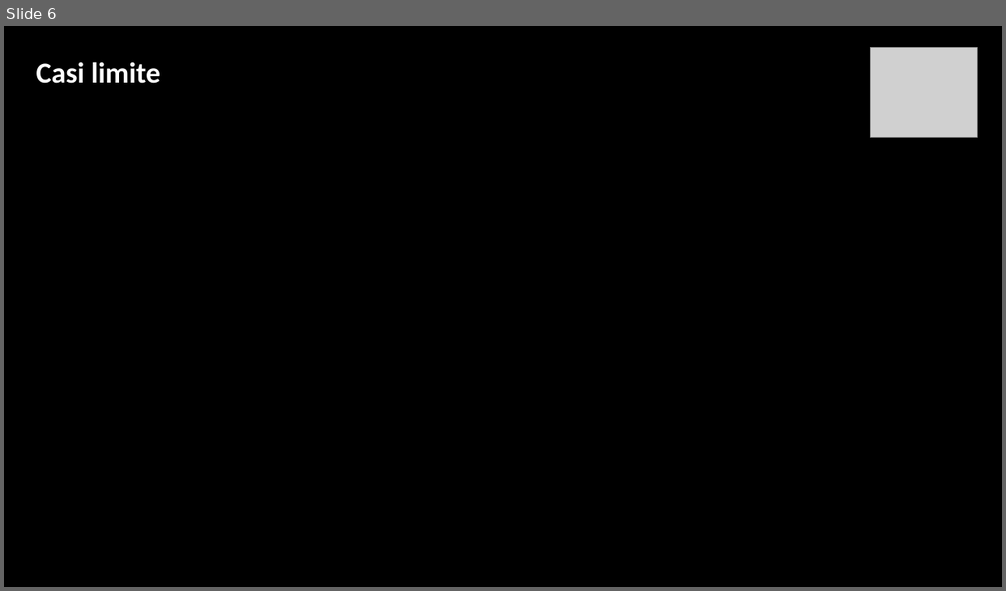
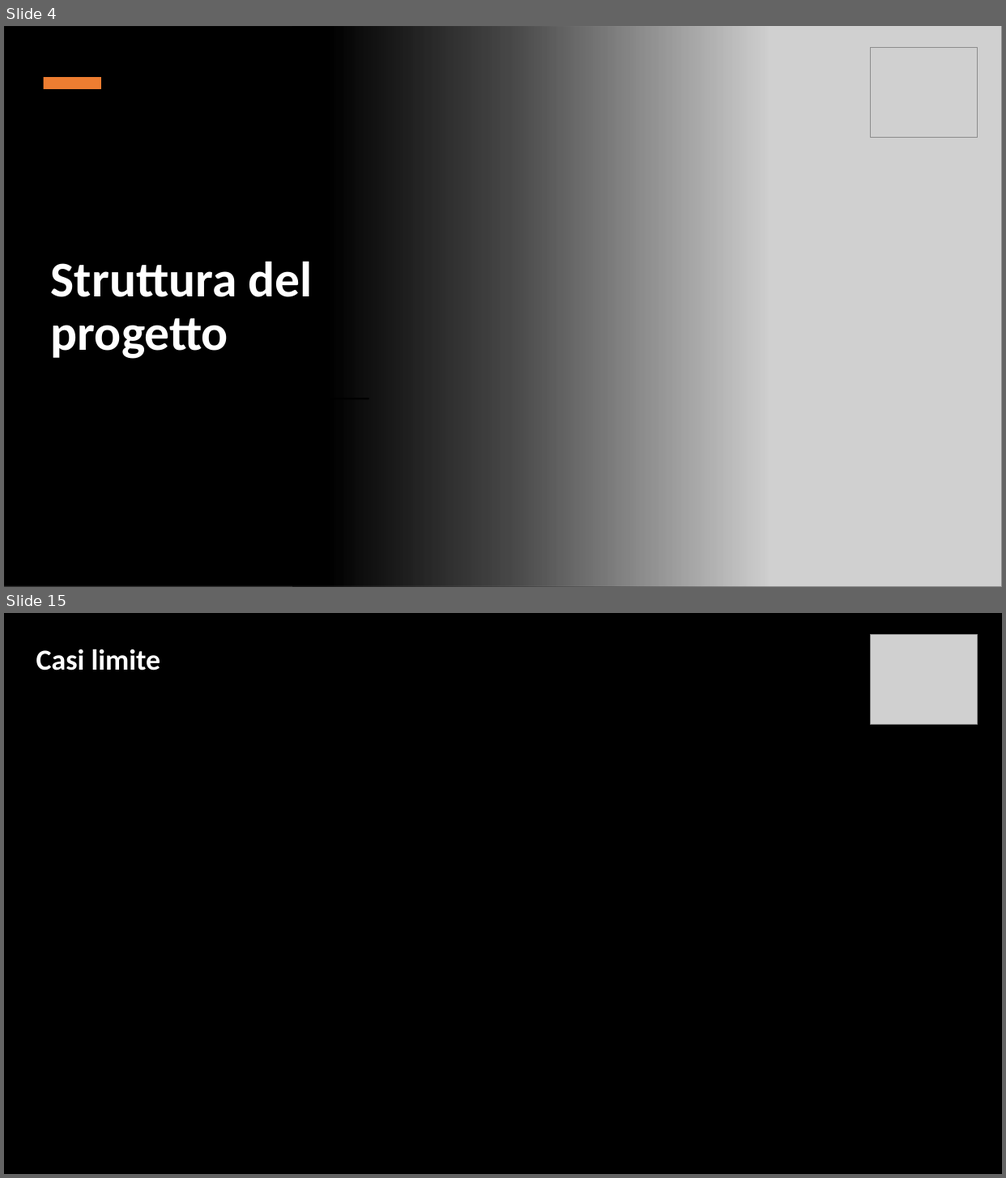
Before and after one commit to Ignazio-Emanuele-Picciche/AstrofotografiaModellistica, a slide deck: AstrofotografiaProgetto.pptx. Shown one above the other, each under a label of ours: slide 6 before the commit, slides 4 and 15 after it; the slides between them are not shown. The pictures are 1006x591 and 1006x1178 pixels, drawn with LibreOffice and Linux fonts; fonts in the diff are those of the drawing; grey boxes stand for pictures; background and template pictures are left out. Boxes give left, top, right and bottom in pixels: in the first picture for what was removed or moved away, otherwise in the second. Text is boxed around its words. In the diff, an @@ line names an element or a change of style, - is before the commit and + after.

```diff
--- a/AstrofotografiaProgetto.pptx
+++ b/AstrofotografiaProgetto.pptx
@@ slide 4 added at <box>4,26,1002,587</box>, background #FFFFFF @@
@@ rectangle added at <box>4,26,769,587</box>, fill gradient #000000 @@
@@ picture added at <box>292,26,1002,587</box> @@
@@ picture added at <box>871,48,978,138</box> @@
@@ rectangle added at <box>44,77,101,89</box>, fill #ED7D31 @@
@@ text added at <box>51,261,312,359</box>, 48 pt, text #FFFFFF, bold @@
+Struttura del progetto
@@ rectangle added at <box>44,398,369,399</box>, fill #000000 @@
@@ what was slide 6 is now slide 15 @@
```
Also in this commit, not shown: 5 slides changed, 8 other slides added, 5 other files.
